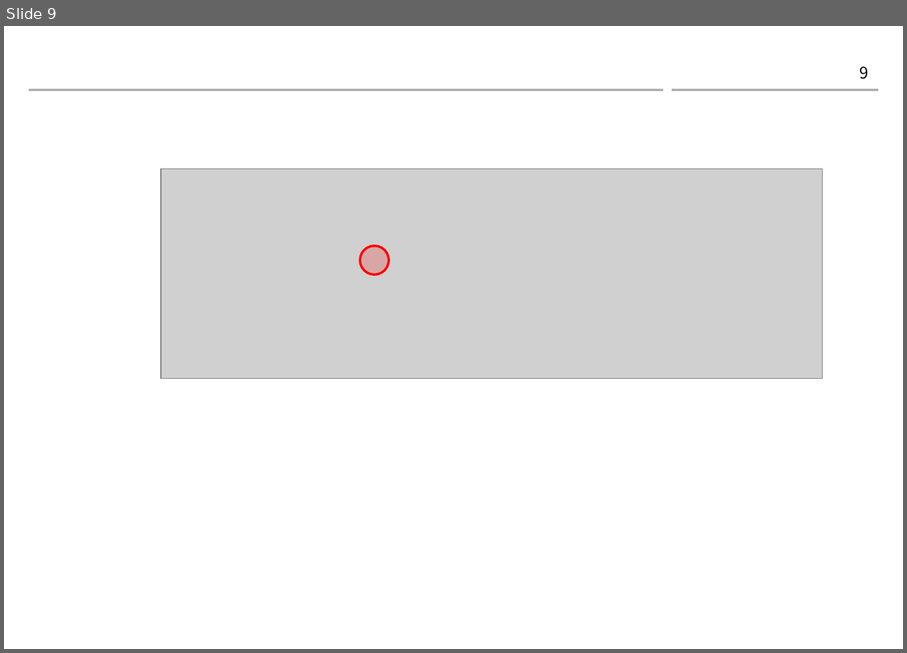
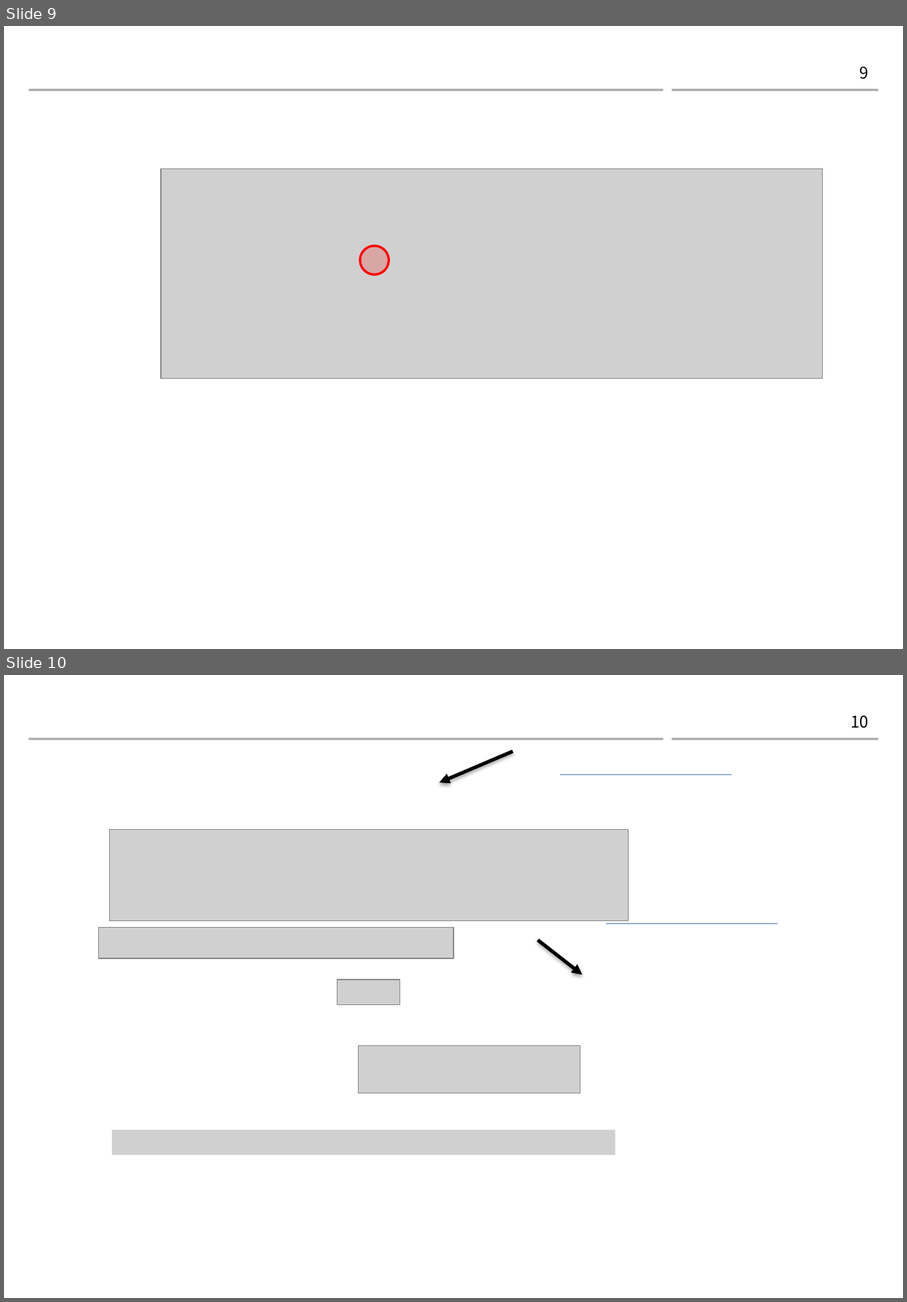
Before and after one commit to gaussian37/gaussian37.github.io, a slide deck: assets/img/autodrive/ose/bayes_filter/bayes_filter.pptx. Shown one above the other, each under a label of ours: slide 9 before the commit, slides 9 and 10 after it. The pictures are 907x653 and 907x1302 pixels, drawn with LibreOffice and Linux fonts; fonts in the diff are those of the drawing; grey boxes stand for pictures; background and template pictures are left out. Boxes give left, top, right and bottom in pixels: in the first picture for what was removed or moved away, otherwise in the second. Text is boxed around its words. In the diff, an @@ line names an element or a change of style, - is before the commit and + after.

```diff
--- a/assets/img/autodrive/ose/bayes_filter/bayes_filter.pptx
+++ b/assets/img/autodrive/ose/bayes_filter/bayes_filter.pptx
@@ slide 10 added at [4,675,903,1298], background #FFFFFF; not listed: 2 template elements that a slide beside it also shows @@
@@ page number added at [851,715,869,728], 14 pt, text #000000 @@
+10
@@ arrow added from (513, 752) to (440, 783), #000000 3 pt @@
@@ line added from (560, 775) to (732, 775), #4B7EBC 0.75 pt @@
@@ picture added at [109,830,628,921] @@
@@ picture added at [99,928,454,958] @@
@@ line added from (606, 924) to (778, 924), #4B7EBC 0.75 pt @@
@@ arrow added from (538, 940) to (583, 975), #000000 3 pt @@
@@ picture added at [338,979,401,1006] @@
@@ picture added at [359,1045,581,1093] @@
@@ picture added at [112,1129,616,1154] @@
```
Also in this commit, not shown: 1 slide removed, 3 other files.
